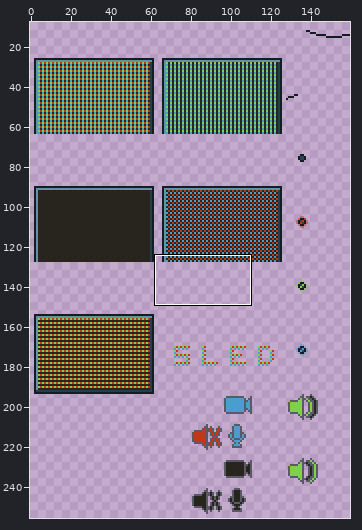
Sprite sheet: ledstuff.png. The picture above shows the old version from afar; the outline marks the close-up.
Close-up. As it was:
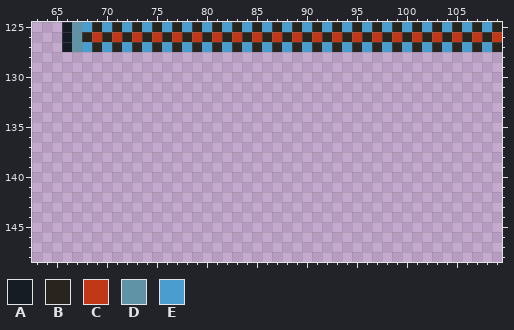
The file is 160x256 pixels. Shown: x 63..109, y 125..148. The wide view leaves out empty margins.
Palette (. is transparent): A #161c23  B #28241e  C #c13819  D #6193a6  E #499ecf
Pixels before, first column x 66:
125 ADEBEBEBEBEBEBEBEBEBEBEBEBEBEBEBEBEBEBEBEBEB
126 ADBCBCBCBCBCBCBCBCBCBCBCBCBCBCBCBCBCBCBCBCBC
127 ADEBEBEBEBEBEBEBEBEBEBEBEBEBEBEBEBEBEBEBEBEB
Once edited:
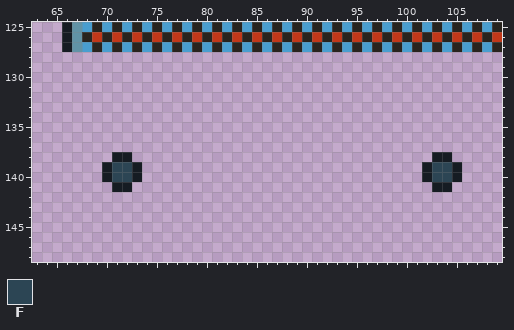
Colours new in this view: F #2c4554
From old to new:
Changed rows in their new state; - is an unchanged pixel.
first column x 70:
138 -AA------------------------------AA-
139 AFFA----------------------------AFFA
140 AFFA----------------------------AFFA
141 -AA------------------------------AA-
Pixel boxes of the changes (left, top, right, bottom) in both close-ups:
added: (102, 152, 142, 192)
added: (422, 152, 462, 192)
